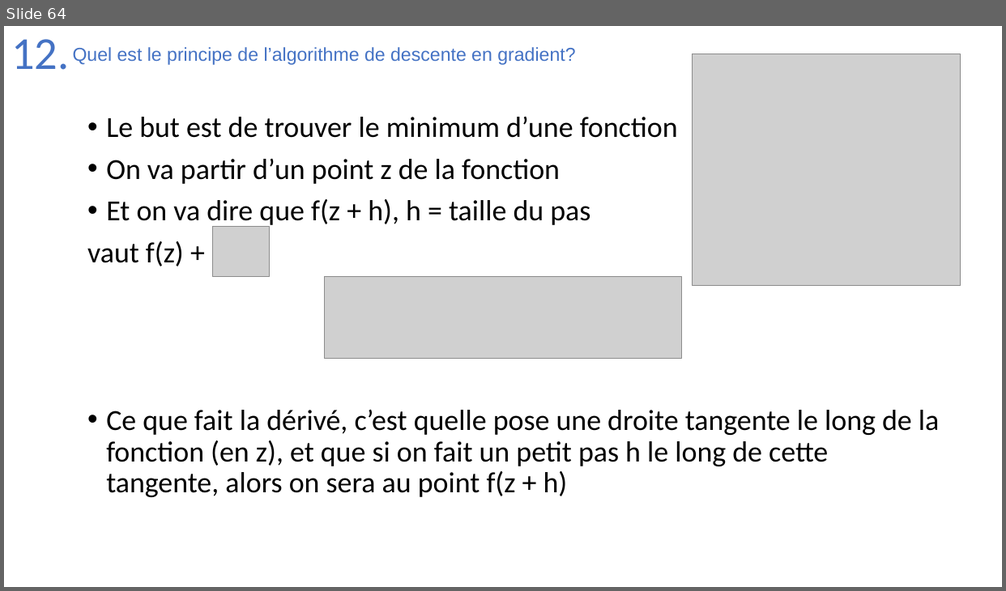
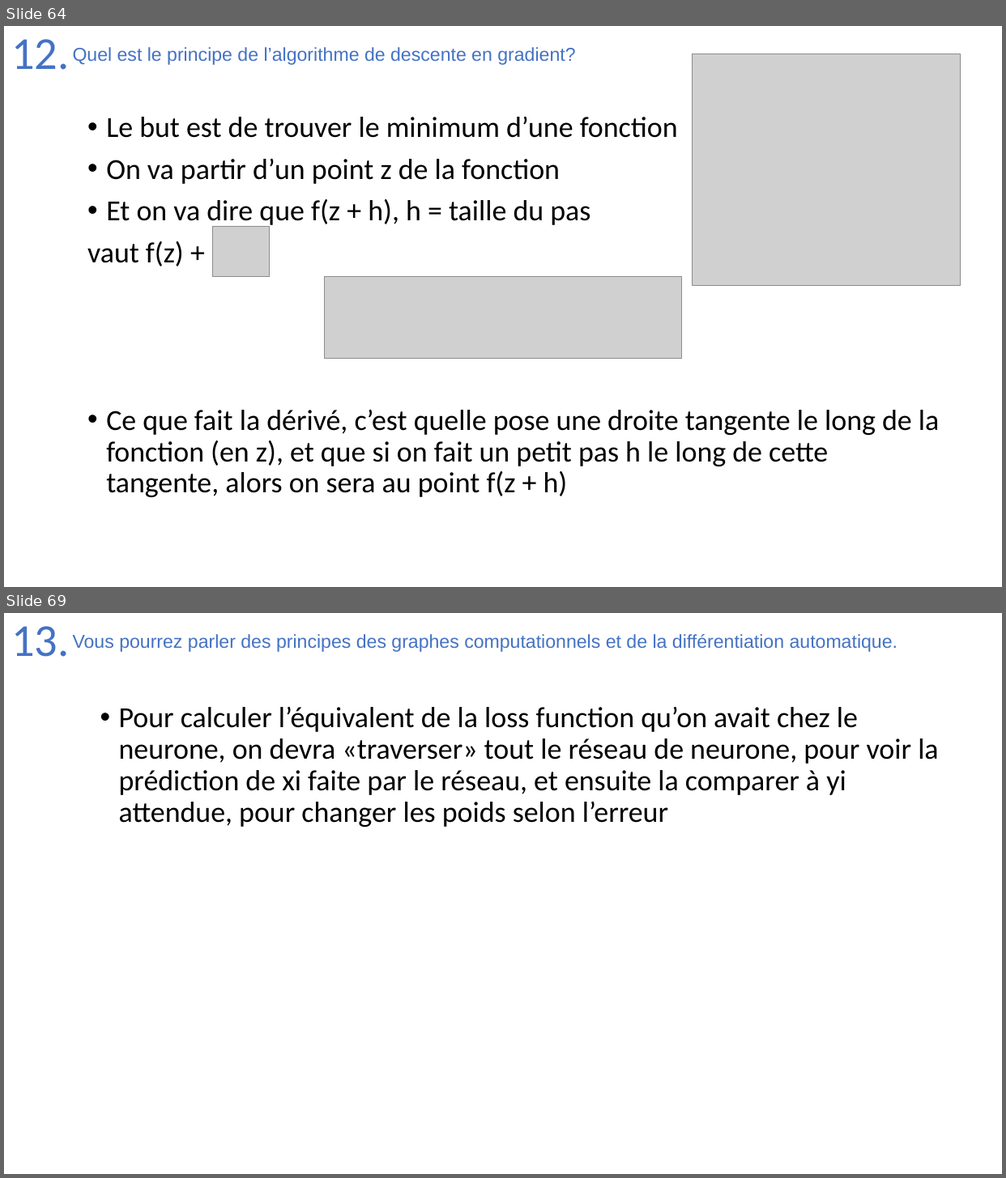
Before and after one commit to Joao-Quinta/Uni3eme, a slide deck: intelligenceArtificielle/Intelligence_artificielle_exam.pptx. Shown one above the other, each under a label of ours: slide 64 before the commit, slides 64 and 69 after it; the slides between them are not shown. The pictures are 1006x591 and 1006x1178 pixels, drawn with LibreOffice and Linux fonts; fonts in the diff are those of the drawing; grey boxes stand for pictures. Boxes give left, top, right and bottom in pixels: in the first picture for what was removed or moved away, otherwise in the second. Text is boxed around its words. In the diff, an @@ line names an element or a change of style, - is before the commit and + after.

```diff
--- a/intelligenceArtificielle/Intelligence_artificielle_exam.pptx
+++ b/intelligenceArtificielle/Intelligence_artificielle_exam.pptx
@@ slide 69 added at (x1=4, y1=613, x2=1002, y2=1174), background #FFFFFF @@
@@ title added at (x1=11, y1=626, x2=69, y2=657), 44 pt, text #4472C4 @@
+13.
@@ text added at (x1=73, y1=634, x2=897, y2=652), 18 pt, text #4472C4 @@
+Vous pourrez parler des principes des graphes computationnels et de la différentiation automatique.
@@ text added at (x1=119, y1=707, x2=938, y2=827), 28 pt, text #000000 @@
+• Pour calculer l’équivalent de la loss function qu’on avait chez le neurone, on devra «traverser» tout le réseau de neurone, pour voir la prédiction de xi faite par le réseau, et ensuite la comparer à yi attendue, pour changer les poids selon l’erreur
```
Also in this commit, not shown: 3 slides changed, 2 other slides added.
